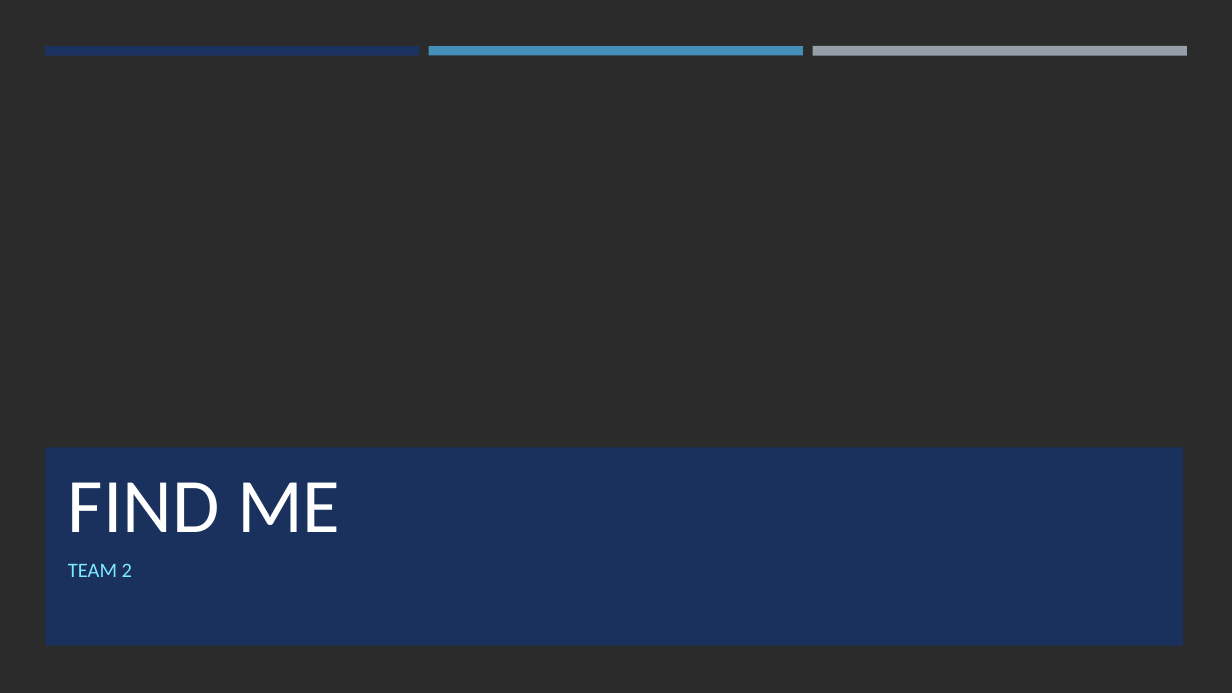
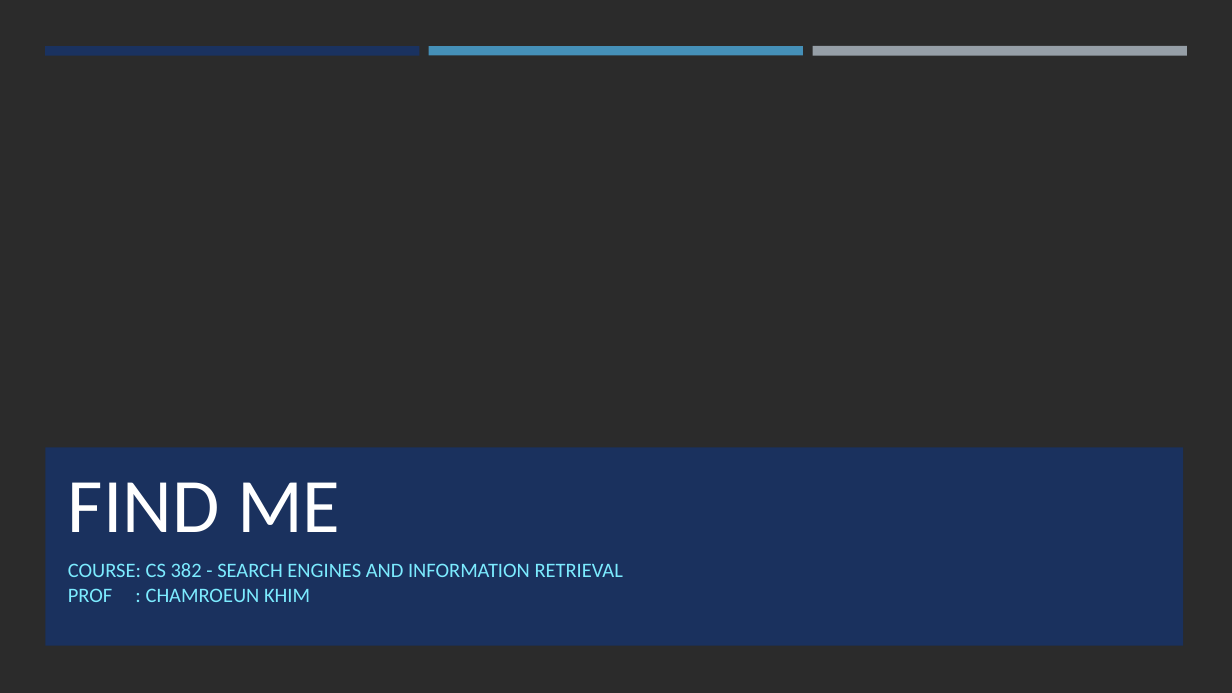
Before and after one commit to seakmengc/find_me, a slide deck: slide 1 of docs/find_me.pptx. Drawn at 1232x693 pixels with LibreOffice and Linux fonts; fonts in the diff are those of the drawing; background and template pictures are left out; a plain dark background stands for a picture behind light text. Boxes give left, top, right and bottom in pixels: in the first picture for what was removed or moved away, otherwise in the second. Text is boxed around its words. In the diff, an @@ line names an element or a change of style, - is before the commit and + after.

```diff
--- a/docs/find_me.pptx
+++ b/docs/find_me.pptx
@@ subtitle at (68,563,623,602): text changed @@
-TEAM 2
+COURSE: CS 382 - SEARCH ENGINES AND INFORMATION RETRIEVAL
+PROF : CHAMROEUN KHIM
```
Also in this commit, not shown: 2 other slides changed, 4 slides added, 5 slides removed, 4 other files.
